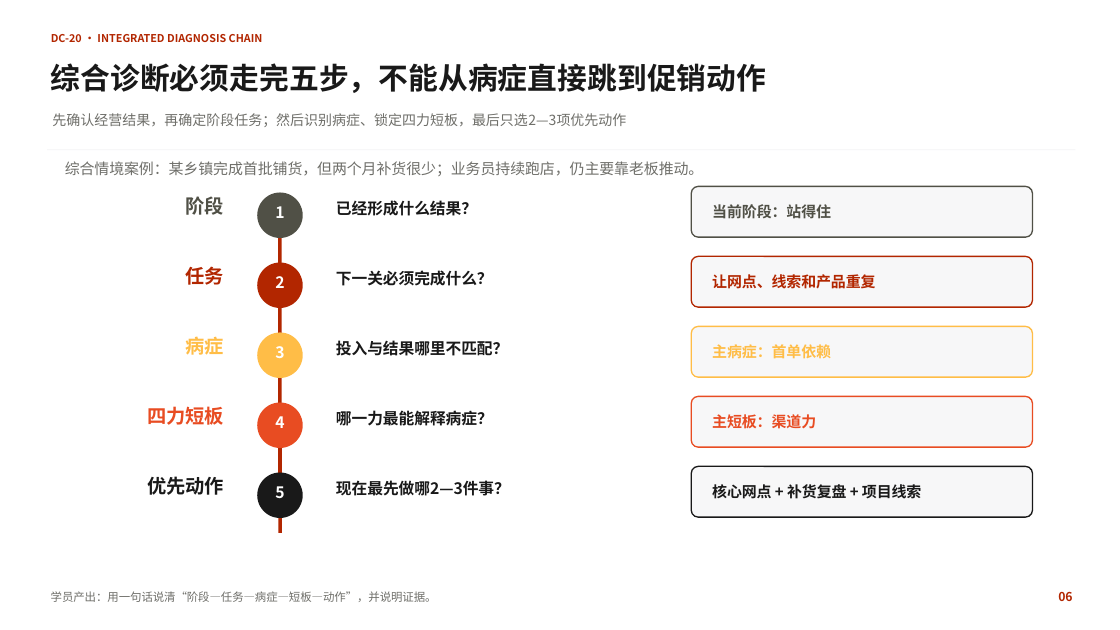
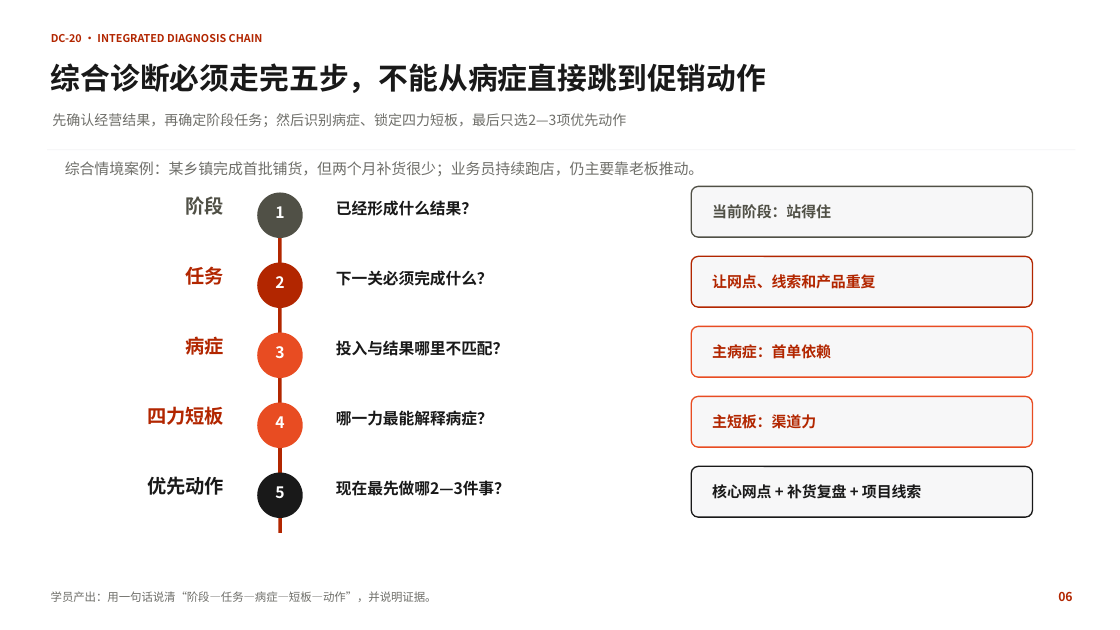
Before and after one commit to swefner/company-ppt-skills, a slide deck: slide 6 of domains/yuhong/assets/components/yuhong-county-course-components-branded.pptx. Drawn at 1120x630 pixels with LibreOffice and Linux fonts; fonts in the diff are those of the drawing; background and template pictures are left out. Boxes give left, top, right and bottom in pixels: in the first picture for what was removed or moved away, otherwise in the second. Text is boxed around its words. In the diff, an @@ line names an element or a change of style, - is before the commit and + after.

```diff
--- a/domains/yuhong/assets/components/yuhong-county-course-components-branded.pptx
+++ b/domains/yuhong/assets/components/yuhong-county-course-components-branded.pptx
@@ rounded rectangle at [691, 327, 1033, 377]: outline #FFBD47 1.13 pt to #E84C22 1.13 pt @@
@@ text "病症" at [186, 336, 224, 355]: text colour #FFBD47 to #B22600 @@
@@ ellipse at [257, 333, 302, 378]: fill #FFBD47 to #E84C22 @@
@@ text "主病症：首单依赖" at [712, 344, 831, 359]: text colour #FFBD47 to #B22600 @@
@@ text "四力短板" at [147, 406, 224, 425]: text colour #E84C22 to #B22600 @@
@@ text "主短板：渠道力" at [712, 414, 816, 429]: text colour #E84C22 to #B22600 @@
```
Also in this commit, not shown: 4 other slides changed, 10 other files.
